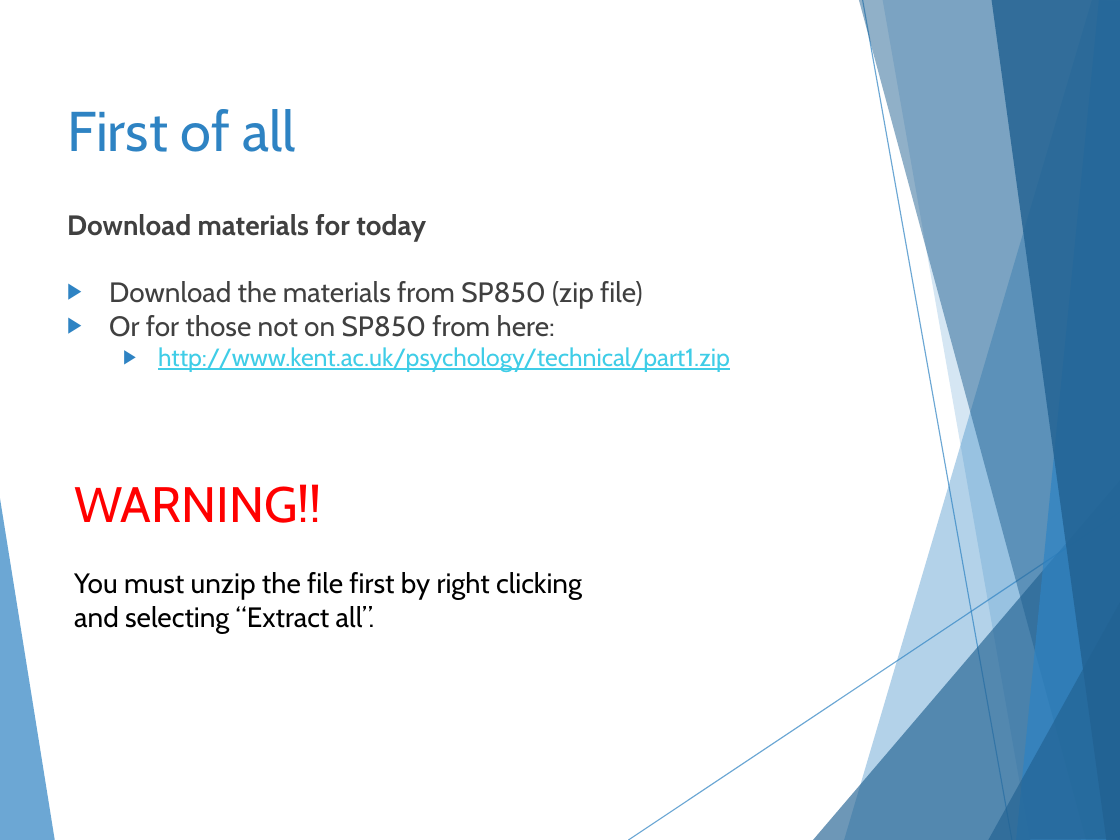
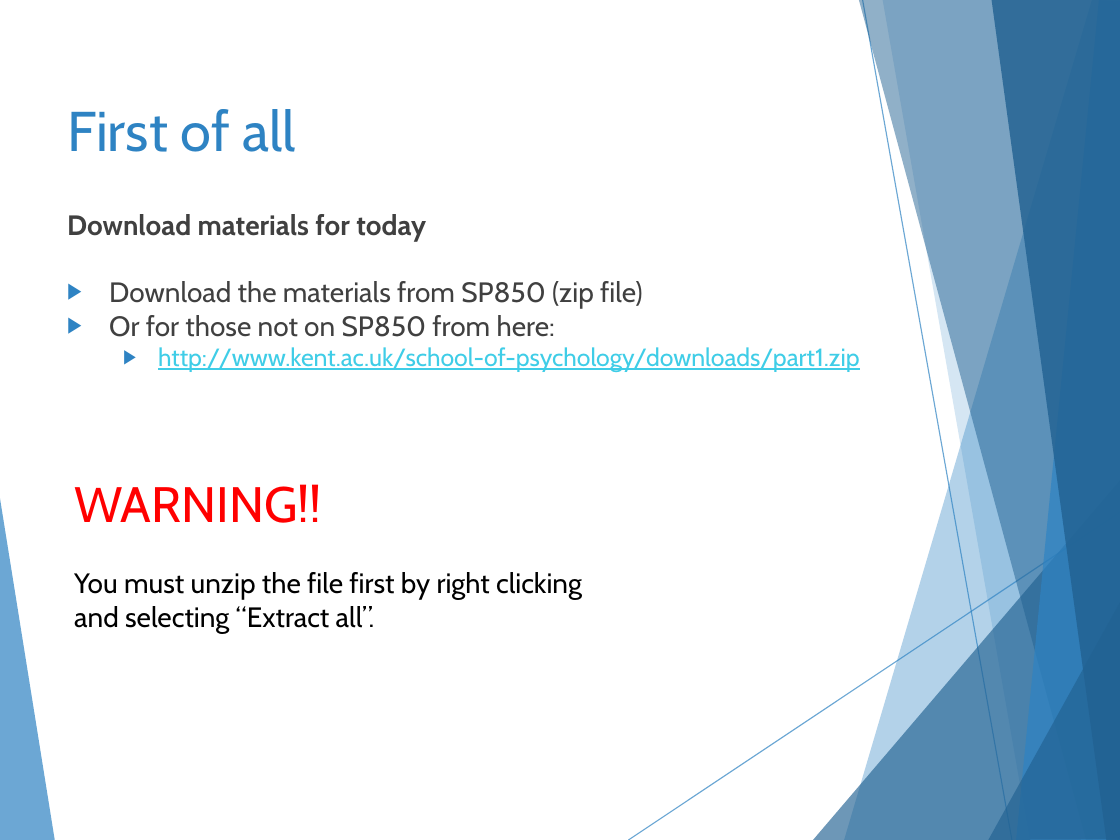
Before and after one commit to hlmpsy/psychopy_training, a slide deck: slide 2 of PsychoPy-Part1/PsychoPy-part1.pptx. Drawn at 1120x840 pixels with LibreOffice and Linux fonts; fonts in the diff are those of the drawing. Boxes give left, top, right and bottom in pixels: in the first picture for what was removed or moved away, otherwise in the second. Text is boxed around its words. In the diff, an @@ line names an element or a change of style, - is before the commit and + after.

```diff
--- a/PsychoPy-Part1/PsychoPy-part1.pptx
+++ b/PsychoPy-Part1/PsychoPy-part1.pptx
@@ text at (158,347,859,371): text changed @@
-  ▶ http://www.kent.ac.uk/psychology/technical/part1.zip
+  ▶ http://www.kent.ac.uk/school-of-psychology/downloads/part1.zip
```
Also in this commit, not shown: 5 other slides changed, 1 slide added, 18 other files.
